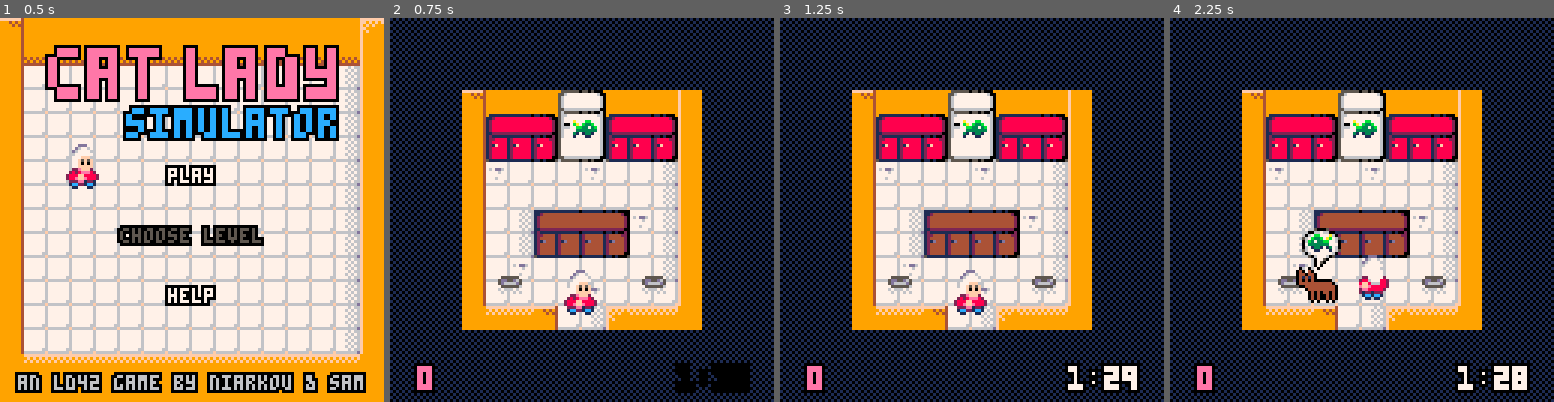
Above: before the commit, frames 1-4 (left to right).
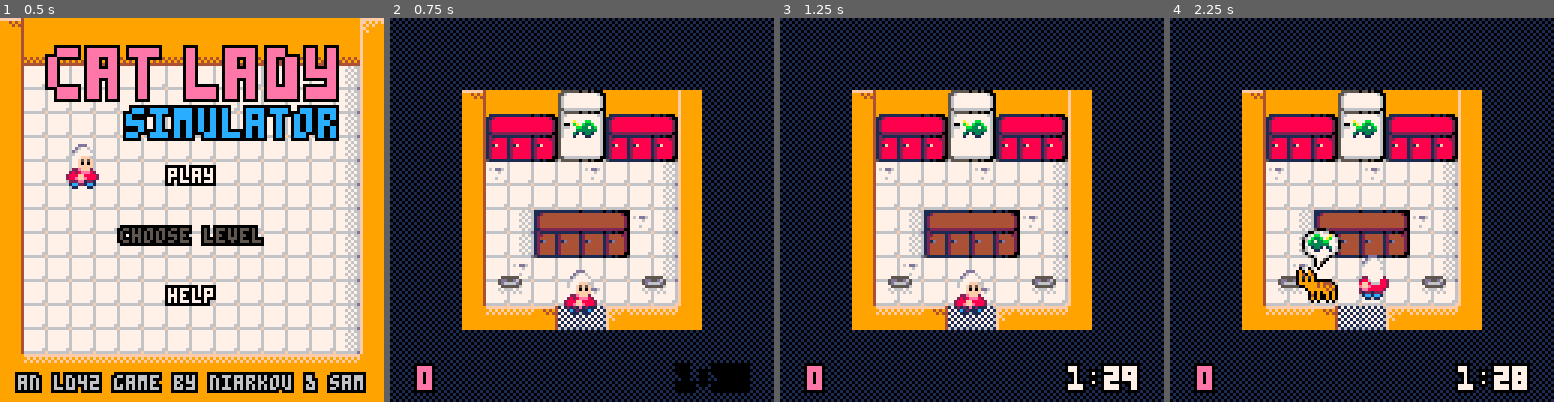
Above: after the commit, the same moments.

Repository: escargames/Cat-Lady-Simulator
Game: PICO-8 cartridge catlady.p8
The game is run twice, just before and just after one commit, with the same random seed, the same clock (stepped at 60 frames per second) and the same inputs.
Inputs:
- Up to frame 1 (0.5 s): tap X (X key) at 0.33 s
- Up to frame 2 (0.75 s): tap O (Z key) at 0.7 s
- Up to frame 3 (1.25 s): tap X (X key) at 1.07 s
- Up to frame 4 (2.25 s): hold Right 1.6-2.1 s; tap O (Z key) at 1.7, 2.1 s; tap X (X key) at 1.85 s; hold Up from 2.15 s (still down)

Frame 1 is identical in both runs. In frame 2, 0.4% of the frame differs, in the area x 43-57%, y 75-82%; in frame 3, 0.4%; in frame 4, 0.7%, in the area x 33-57%, y 65-82%.

Commit message:
Shadows in entrances.

Diff:
--- a/catlady.p8
+++ b/catlady.p8
@@ -599,8 +599,10 @@
     local x, y = targets[exit].cx * 8, targets[exit].cy * 8
     if not has_cat_nearby(x, y)
        and max(abs(x - player.x), abs(y - player.y)) >= g_player_cat_dist then
-        local cat = {x = x, y = y, color = flr(1 + rnd(3)), dir = rnd() > 0.5}
-        add(cats, cat)
+        add(cats, {x = x,
+                   y = y,
+                   color = flr(1 + rnd(3)),
+                   dir = flr(rnd(4))})
     end
 end
 
@@ -765,11 +767,18 @@
     foreach(targets, function(t)
         if t.is_bowl then
             spr(66 + t.color, t.cx * 8, t.cy * 8)
-        else
         end
     end)
     foreach(resources, function(r)
         spr(82 + r.color, r.x - 4, r.y - 4)
+    end)
+end
+
+function draw_foreground()
+    foreach(targets, function(t)
+        if t.is_exit then
+            spr(42, t.cx * 8 - 4, t.cy * 8 - 4)
+        end
     end)
 end
 
@@ -925,6 +934,7 @@
     draw_world()
     draw_cats()
     draw_grandma()
+    draw_foreground()
     camera()
     draw_ui()
 end
@@ -957,14 +967,14 @@
 00000000000000005677777777777760128888888888888888888820124444444444444444444420126d51111115d620bb0555500bbbbb05555556660066000b
 000000000000000055666666666666001122222222222222222222001122222222222222222222001122222222222200bb005555500000005555666606660bbb
 000000000000000056555550550500601211111111111110110100201211111111111110110100201211111111010020bbb00555555555550506666666660bbb
-000000000000000056677777777776601228888128888881288882201224444124444441244442200000000000000000bbbbb00555555555505606666660bbbb
-000000000000000056777777777777601288888128888881288888201244444124444441244444200000000000000000bbbbb0555555555505006666660bbbbb
-00000000000000005677777777777760121f888121f8888121f88820121d444121d4444121d444200000000000000000bbbb0055555555555505000000bbbbbb
-000000000000000056007777777777601288888128888881288888201244444124444441244444200000000000000000bbbb0555555555555555555550bbbbbb
-000000000000000056667777777777601288888128888881288888201244444124444441244444200000000000000000bbbb05555555555555555555500bbbbb
-000000000000000056777777777777601288888128888881288888201244444124444441244444200000000000000000bbbb055555555555550550555500bbbb
-000000000000000056777777777777601288888128888881288888001244444124444441244444000000000000000000bbbbb05555500000555000055550bbbb
-000000000000000056777777777777605111111111111110110100055111111111111110110100050000000000000000bbbb005550050bb0555503055660bbbb
+000000000000000056677777777776601228888128888881288882201224444124444441244442201010101000000000bbbbb00555555555505606666660bbbb
+000000000000000056777777777777601288888128888881288888201244444124444441244444200101010100000000bbbbb0555555555505006666660bbbbb
+00000000000000005677777777777760121f888121f8888121f88820121d444121d4444121d444201010101000000000bbbb0055555555555505000000bbbbbb
+000000000000000056007777777777601288888128888881288888201244444124444441244444200101010100000000bbbb0555555555555555555550bbbbbb
+000000000000000056667777777777601288888128888881288888201244444124444441244444201010101000000000bbbb05555555555555555555500bbbbb
+000000000000000056777777777777601288888128888881288888201244444124444441244444200101010100000000bbbb055555555555550550555500bbbb
+000000000000000056777777777777601288888128888881288888001244444124444441244444001010101000000000bbbbb05555500000555000055550bbbb
+000000000000000056777777777777605111111111111110110100055111111111111110110100050101010100000000bbbb005550050bb0555503055660bbbb
 000000000000000057777777777777601224444444444444444442201227676667676766676762200000000000000000bbb0555505550bb0555500b06660bbbb
 000000000000000057777777777777601244444444444444444444201276767676767676767676200000000000000000bb0655550550bbbb055560bb0660bbbb
 000000000000000057777777777777601244444444444444444444201267676667676766676767200000000000000000bb066600b00bbbbb006660bbb00bbbbb
